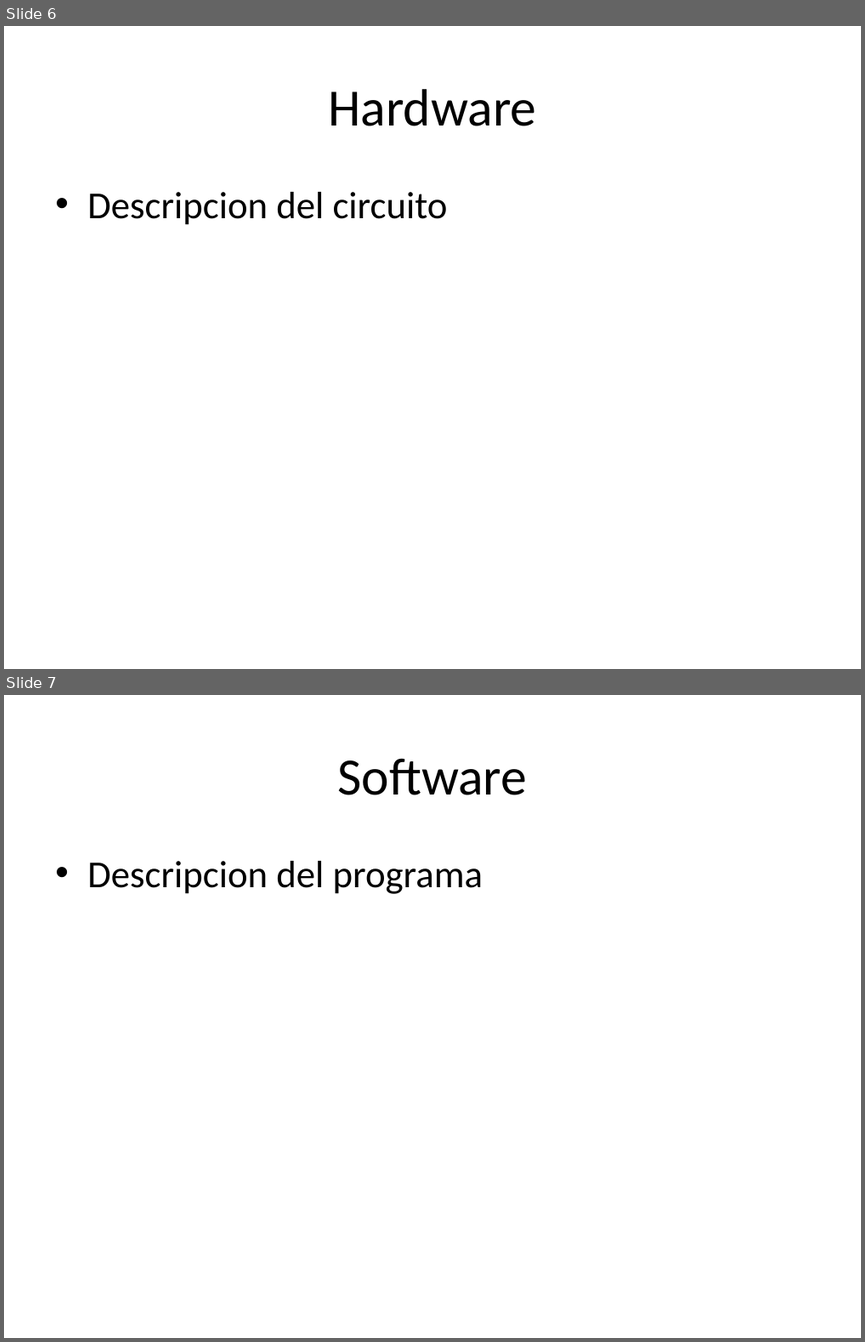
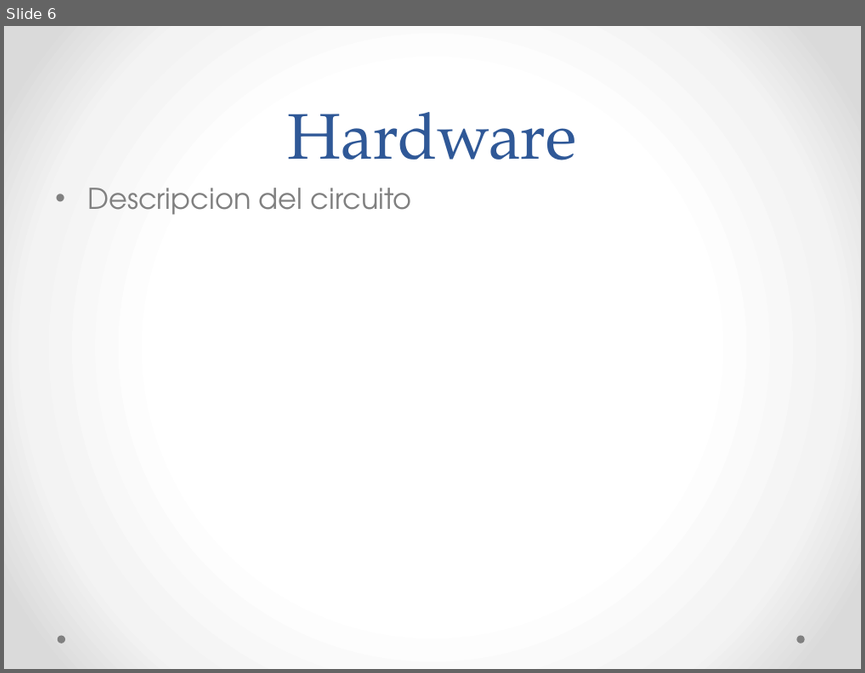
Before and after one commit to GuilleMiranda/trabajo_cooler, a slide deck: theCoolerPpt.pptx. Shown one above the other, each under a label of ours: slides 6 and 7 before the commit, slide 6 after it. The pictures are 865x1342 and 865x673 pixels, drawn with LibreOffice and Linux fonts; fonts in the diff are those of the drawing. Boxes give left, top, right and bottom in pixels: in the first picture for what was removed or moved away, otherwise in the second. Text is boxed around its words. In the diff, an @@ line names an element or a change of style, - is before the commit and + after.

```diff
--- a/theCoolerPpt.pptx
+++ b/theCoolerPpt.pptx
@@ slide 7 removed at <box>4,695,861,1338</box>, background #FFFFFF @@
@@ title removed at <box>337,758,527,795</box> @@
-Software
@@ text removed at <box>87,861,483,894</box> @@
-• Descripcion del programa
@@ slide 6 changed as well @@
@@ background #FFFFFF to gradient #FFFFFF to #F4F4F4 to #DADADA @@
@@ title "Hardware": place and size @@
-title "Hardware" at <box>328,89,536,126</box>
+title "Hardware" at <box>288,112,577,160</box>
@@ title "Hardware" at <box>288,112,577,160</box>: size 44 to 54 pt, font Calibri to TeX Gyre Pagella, text colour #000000 to #2F5897; line spacing 1 to 58pt; vertical alignment middle to bottom @@
@@ text "Descripcion del circuito" at <box>87,188,412,215</box>: size 32 to 24 pt, font Calibri to TeX Gyre Adventor, text colour #000000 to #808080; less space between paragraphs @@
@@ ellipse added at <box>57,635,65,643</box>, fill #808080 @@
@@ ellipse added at <box>796,635,804,643</box>, fill #808080 @@
```
Also in this commit, not shown: 5 other slides changed, 1 slide added.
